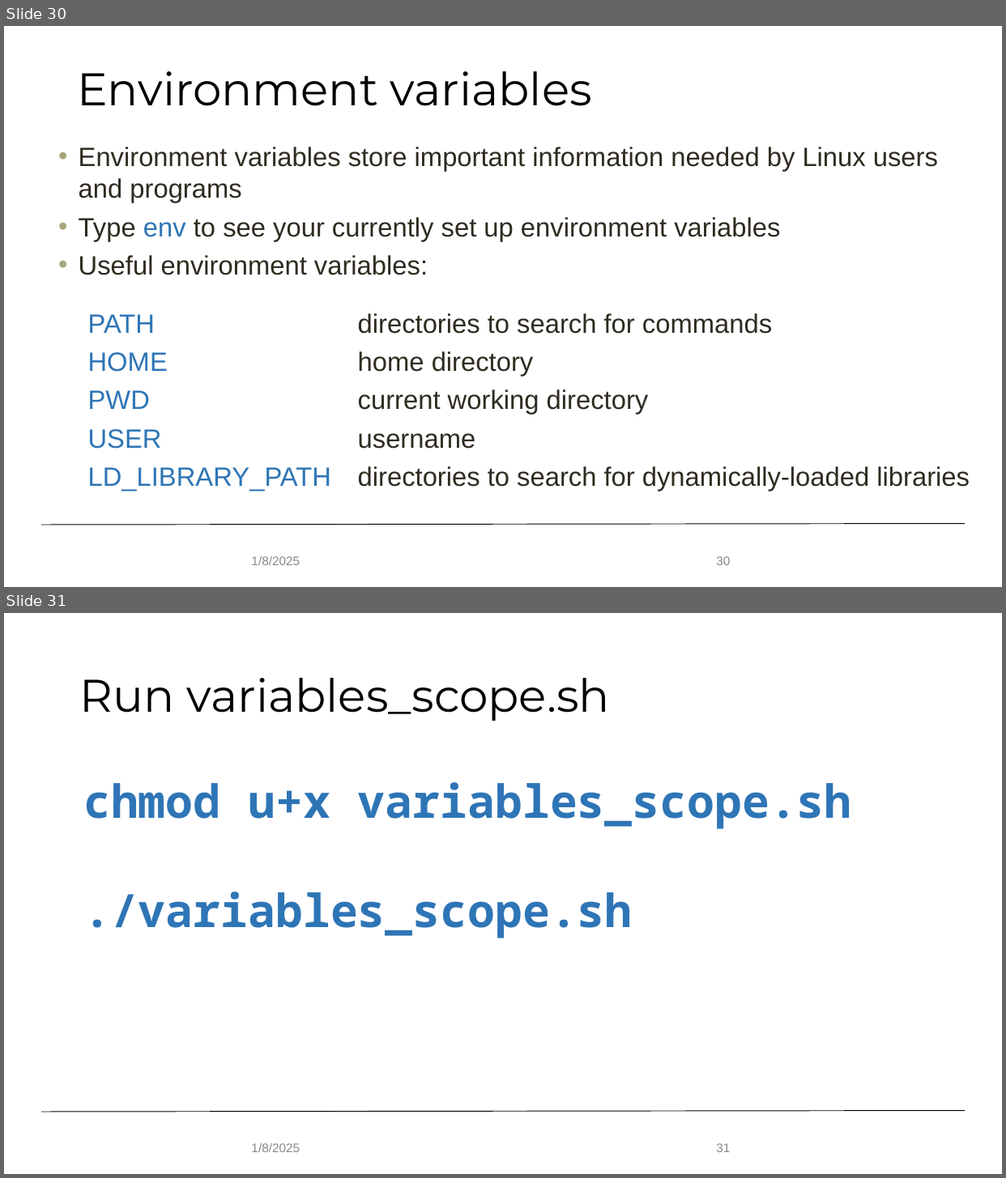
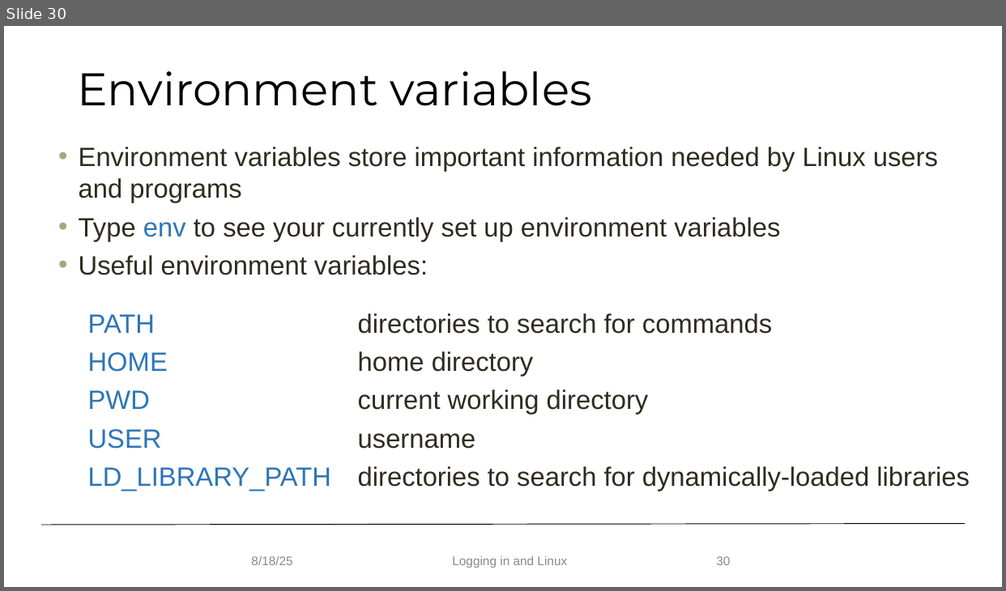
Before and after one commit to ResearchComputing/hpc_fundamentals_micro_credential, a slide deck: logging_in_and_linux/logging_in_linux.pptx. Shown one above the other, each under a label of ours: slides 30 and 31 before the commit, slide 30 after it. The pictures are 1006x1178 and 1006x591 pixels, drawn with LibreOffice and Linux fonts; fonts in the diff are those of the drawing; background and template pictures are left out. Boxes give left, top, right and bottom in pixels: in the first picture for what was removed or moved away, otherwise in the second. Text is boxed around its words. In the diff, an @@ line names an element or a change of style, - is before the commit and + after.

Commit message:
Aug 2025 edits to Linux presentation

```diff
--- a/logging_in_and_linux/logging_in_linux.pptx
+++ b/logging_in_and_linux/logging_in_linux.pptx
@@ slide 31 removed at box(4, 613, 1002, 1174), background #FFFFFF; not listed: 1 template element that a slide beside it also shows @@
@@ title removed at box(80, 678, 610, 721) @@
-Run variables_scope.sh
@@ text removed at box(83, 782, 852, 939) @@
-chmod u+x variables_scope.sh
-./variables_scope.sh
@@ text removed at box(251, 1144, 300, 1152) @@
-1/8/2025
@@ page number removed at box(716, 1144, 730, 1152) @@
-31
@@ slide 30 changed as well @@
@@ text at box(251, 557, 292, 565): text changed @@
-1/8/2025
+8/18/25
@@ text added at box(452, 557, 567, 568), 12 pt, text #888888 @@
+Logging in and Linux
```
Also in this commit, not shown: 27 other slides changed, 3 slides added, 2 other slides removed, 1 other file.
